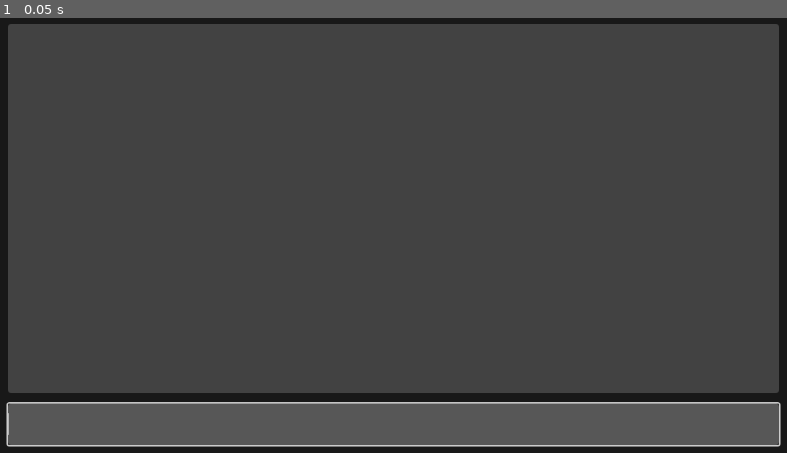
Above: before the commit, frame 1.
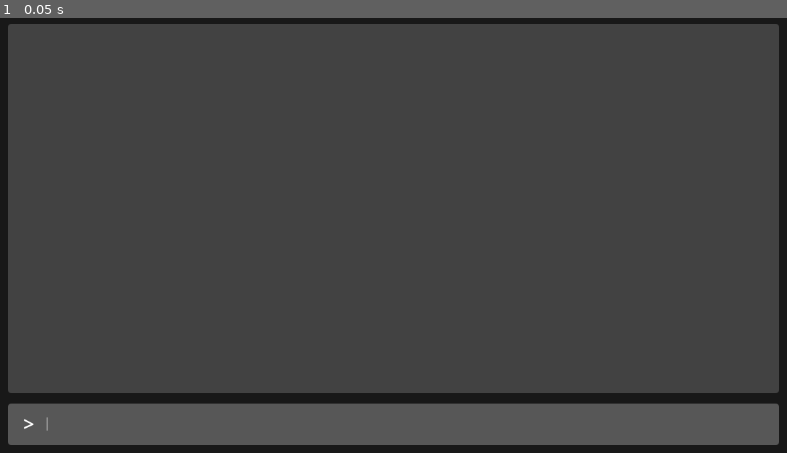
Above: after the commit, the same moment.

Repository: AkIszler/firstRPGGame
Game: Godot game, scene res://main_game.tscn
The game is run twice, just before and just after one commit, with the same random seed, the same clock (stepped at 60 frames per second) and the same inputs.
Inputs:
- Up to frame 1 (0.05 s): no input

The runs differ from the first frame. In frame 1, 1.0% of the frame differs, in the area x 0-100%, y 88-99%.

Commit message:
build input box, mostly playing with the engine.

Diff:
--- a/main_game.tscn
+++ b/main_game.tscn
@@ -28,6 +28,8 @@
 corner_detail = 10
 
 [sub_resource type="StyleBoxEmpty" id="StyleBoxEmpty_2nphx"]
+
+[sub_resource type="StyleBoxEmpty" id="StyleBoxEmpty_jxw61"]
 
 [node name="MainGame" type="Control"]
 layout_mode = 3
@@ -68,9 +70,21 @@
 layout_mode = 2
 theme_override_styles/panel = SubResource("StyleBoxFlat_6r1qe")
 
-[node name="userInput" type="LineEdit" parent="background/margin/Rows/inputArea"]
+[node name="HBoxContainer" type="HBoxContainer" parent="background/margin/Rows/inputArea"]
 layout_mode = 2
+
+[node name="Carot" type="Label" parent="background/margin/Rows/inputArea/HBoxContainer"]
+layout_mode = 2
+theme_type_variation = &"HeaderLarge"
+text = "   >  "
+uppercase = true
+
+[node name="userInput" type="LineEdit" parent="background/margin/Rows/inputArea/HBoxContainer"]
+layout_mode = 2
+size_flags_horizontal = 3
 theme_override_fonts/font = ExtResource("1_jc4hc")
-theme_override_font_sizes/font_size = 30
+theme_override_font_sizes/font_size = 18
 theme_override_styles/normal = SubResource("StyleBoxEmpty_2nphx")
+theme_override_styles/focus = SubResource("StyleBoxEmpty_jxw61")
+max_length = 100
 script = ExtResource("2_7lojc")
Not shown: 1 places in main_game.tscn that only renumber resources
